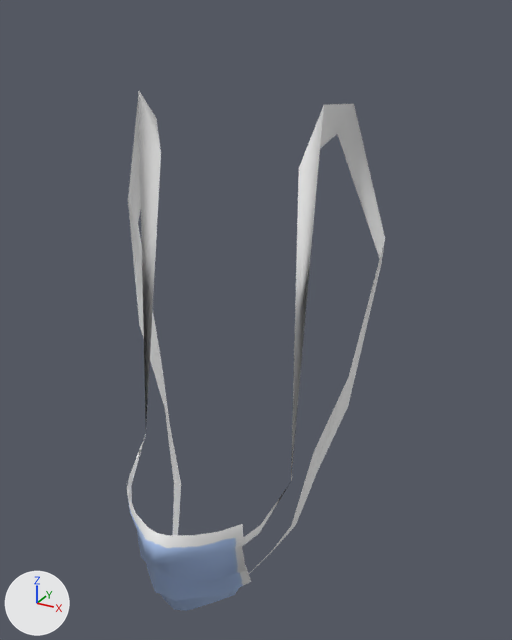
The glTF model public/models/makehuman/acc/masc/barbijo.gltf, before and after one commit.
Before and after are seen from a 50 mm camera at (0.267, -0.497, 1.95) aimed at (0.032, -0.07, 1.736). The lights are fixed; the arrows at lower left show +X, +Y and +Z. The older version comes first. Both versions are drawn at full value of the shape key 'a_orejasConejo' of 'masc_acc_barbijo'; the numbers are the values there. Vertices at exactly the same position are counted once.

The scene before the commit, as lines of its bpy script (objects in view):
```python
me_munskydd_005 = bpy.data.meshes.new('munskydd.005')
me_munskydd_005.from_pydata(...)  # 139 vertices, 204 faces; spans x -0.114..0.114, y -0.171..-0.023, z 1.497..1.893
me_munskydd_005.materials.append(mat_acc_barbijo)  # picture img_acc_barbijo
ob_masc_acc_barbijo = bpy.data.objects.new('masc_acc_barbijo', me_munskydd_005)
ob_masc_acc_barbijo.location = (0.0, 0.0, 0.0)
```
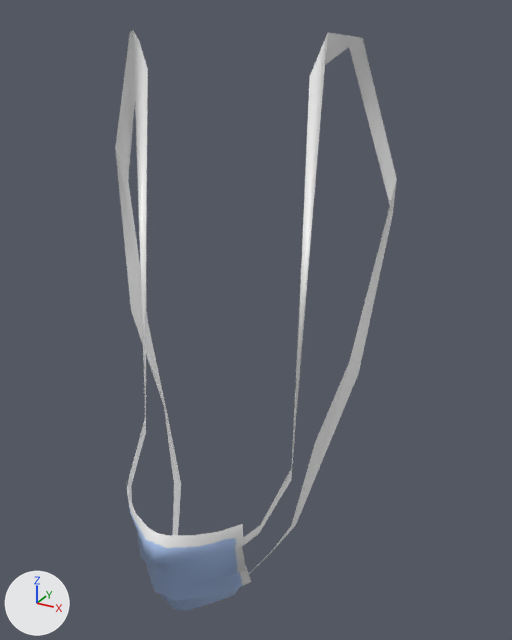
What differs and where, as boxes [x1, y1, x2, y2] in the pictures (512 x 640 px; the box of a moved part takes in the faces that stretch with it):
'masc_acc_barbijo', reshaped (9% wider, 12% taller): before [127, 91, 385, 611]; after [115, 29, 397, 611]
part 1 of me_munskydd_005, moved or reshaped: before [128, 91, 181, 486]; after [115, 29, 181, 486]
part 2 of me_munskydd_005, moved or reshaped: before [259, 104, 385, 533]; after [259, 32, 397, 533]

Diff of the bpy script that builds the scene:
```diff
--- a/public/models/makehuman/acc/masc/barbijo.gltf.py
+++ b/public/models/makehuman/acc/masc/barbijo.gltf.py
@@ me_munskydd_005 @@
-me_munskydd_005.from_pydata(...)  # 139 vertices, 204 faces; spans x -0.114..0.114, y -0.171..-0.023, z 1.497..1.893
-me_munskydd_005.vertices[18].co = (-0.07, -0.082, 1.611)  # pixel (145, 434)
-me_munskydd_005.vertices[19].co = (-0.071, -0.082, 1.612)  # pixel (145, 432)
-me_munskydd_005.vertices[20].co = (-0.075, -0.057, 1.893)  # pixel (138, 92)
-me_munskydd_005.vertices[21].co = (-0.058, -0.056, 1.85)  # pixel (161, 152)
-me_munskydd_005.vertices[22].co = (-0.088, -0.038, 1.892)  # pixel (138, 90)
-me_munskydd_005.vertices[23].co = (-0.076, -0.034, 1.871)  # pixel (156, 118)
-me_munskydd_005.vertices[24].co = (-0.114, -0.03, 1.801)  # pixel (127, 199)
-me_munskydd_005.vertices[25].co = (-0.11, -0.023, 1.779)  # pixel (138, 223)
-me_munskydd_005.vertices[26].co = (-0.099, -0.045, 1.694)  # pixel (139, 325)
-me_munskydd_005.vertices[27].co = (-0.093, -0.025, 1.656)  # pixel (160, 356)
-me_munskydd_005.vertices[28].co = (-0.074, -0.049, 1.62)  # pixel (164, 406)
-me_munskydd_005.vertices[29].co = (-0.074, -0.041, 1.595)  # pixel (170, 426)
-me_munskydd_005.vertices[84].co = (0.07, -0.082, 1.611)  # pixel (291, 481)
-me_munskydd_005.vertices[85].co = (0.071, -0.082, 1.612)  # pixel (291, 480)
-me_munskydd_005.vertices[86].co = (0.075, -0.057, 1.893)  # pixel (323, 104)
-me_munskydd_005.vertices[87].co = (0.058, -0.056, 1.85)  # pixel (298, 168)
-me_munskydd_005.vertices[88].co = (0.088, -0.038, 1.892)  # pixel (353, 103)
-me_munskydd_005.vertices[89].co = (0.076, -0.034, 1.871)  # pixel (337, 133)
-me_munskydd_005.vertices[90].co = (0.114, -0.03, 1.801)  # pixel (385, 238)
-me_munskydd_005.vertices[91].co = (0.11, -0.023, 1.779)  # pixel (381, 264)
-me_munskydd_005.vertices[92].co = (0.099, -0.045, 1.694)  # pixel (348, 376)
-me_munskydd_005.vertices[93].co = (0.093, -0.025, 1.656)  # pixel (348, 406)
-me_munskydd_005.vertices[94].co = (0.074, -0.049, 1.62)  # pixel (313, 451)
-me_munskydd_005.vertices[95].co = (0.074, -0.041, 1.595)  # pixel (317, 472)
+me_munskydd_005.from_pydata(...)  # 139 vertices, 204 faces; spans x -0.12..0.12, y -0.171..-0.024, z 1.497..1.936
+# me_munskydd_005 part 1
+me_munskydd_005.vertices[18].co = (-0.07, -0.082, 1.612)  # pixel (145, 433)
+me_munskydd_005.vertices[19].co = (-0.071, -0.082, 1.626)  # pixel (144, 419)
+me_munskydd_005.vertices[20].co = (-0.076, -0.057, 1.936)  # pixel (132, 29)
+me_munskydd_005.vertices[21].co = (-0.064, -0.057, 1.91)  # pixel (147, 68)
+me_munskydd_005.vertices[22].co = (-0.092, -0.04, 1.933)  # pixel (129, 33)
+me_munskydd_005.vertices[23].co = (-0.084, -0.039, 1.927)  # pixel (139, 41)
+me_munskydd_005.vertices[24].co = (-0.12, -0.033, 1.845)  # pixel (115, 148)
+me_munskydd_005.vertices[25].co = (-0.116, -0.024, 1.817)  # pixel (128, 180)
+me_munskydd_005.vertices[26].co = (-0.101, -0.052, 1.71)  # pixel (131, 310)
+me_munskydd_005.vertices[27].co = (-0.101, -0.03, 1.69)  # pixel (148, 322)
+me_munskydd_005.vertices[28].co = (-0.075, -0.049, 1.629)  # pixel (162, 397)
+me_munskydd_005.vertices[29].co = (-0.076, -0.041, 1.601)  # pixel (168, 420)
+# me_munskydd_005 part 2
+me_munskydd_005.vertices[84].co = (0.07, -0.082, 1.612)  # pixel (291, 480)
+me_munskydd_005.vertices[85].co = (0.071, -0.082, 1.626)  # pixel (292, 466)
+me_munskydd_005.vertices[86].co = (0.076, -0.057, 1.936)  # pixel (327, 32)
+me_munskydd_005.vertices[87].co = (0.064, -0.057, 1.91)  # pixel (309, 76)
+me_munskydd_005.vertices[88].co = (0.092, -0.04, 1.933)  # pixel (362, 37)
+me_munskydd_005.vertices[89].co = (0.084, -0.039, 1.927)  # pixel (349, 47)
+me_munskydd_005.vertices[90].co = (0.12, -0.033, 1.845)  # pixel (396, 179)
+me_munskydd_005.vertices[91].co = (0.116, -0.024, 1.817)  # pixel (392, 215)
+me_munskydd_005.vertices[92].co = (0.101, -0.052, 1.71)  # pixel (349, 361)
+me_munskydd_005.vertices[93].co = (0.101, -0.03, 1.69)  # pixel (358, 373)
+me_munskydd_005.vertices[94].co = (0.075, -0.049, 1.629)  # pixel (314, 442)
+me_munskydd_005.vertices[95].co = (0.076, -0.041, 1.601)  # pixel (319, 467)
 me_munskydd_005.materials.append(mat_acc_barbijo)
```
